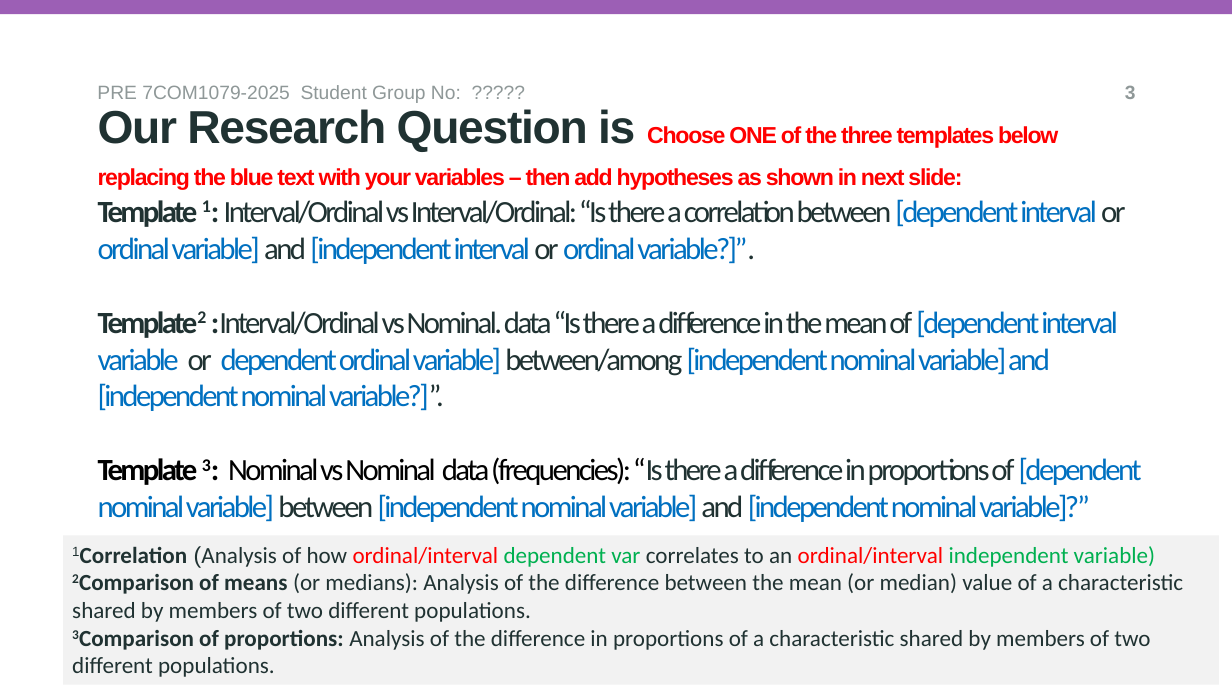
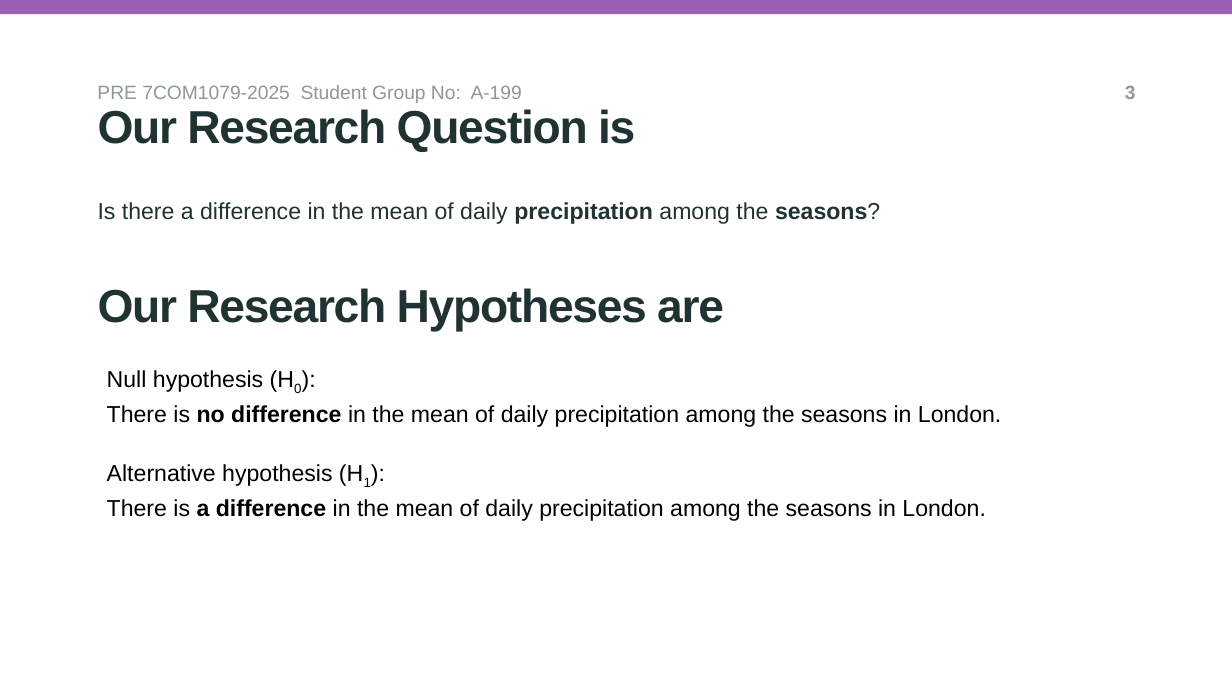
Before and after one commit to oc24aan/group-assignment-7COM1079, a slide deck: slide 4 of reseach_question_presentation_template.pptx. Drawn at 1232x693 pixels with LibreOffice and Linux fonts; fonts in the diff are those of the drawing; background and template pictures are left out. Boxes give left, top, right and bottom in pixels: in the first picture for what was removed or moved away, otherwise in the second. Text is boxed around its words. In the diff, an @@ line names an element or a change of style, - is before the commit and + after.

Commit message:
Research Question selected and Presentation created.

```diff
--- a/reseach_question_presentation_template.pptx
+++ b/reseach_question_presentation_template.pptx
@@ text at box(97, 85, 522, 103): text changed @@
-PRE 7COM1079-2025 Student Group No: ?????
+PRE 7COM1079-2025 Student Group No: A-199
@@ subtitle at box(98, 109, 635, 152): text changed; size 18 to 36 pt; text colour #FF0000 to #203232 @@
-Our Research Question is Choose ONE of the three templates below replacing the blue text with your variables – then add hypotheses as shown in next slide:
+Our Research Question is
@@ title at box(98, 202, 880, 224): text changed; size 24 to 18 pt; font Calibri to Arial; text colour #0070C0 to #203232 @@
-Template 1: Interval/Ordinal vs Interval/Ordinal: “Is there a correlation between [dependent interval or ordinal variable] and [independent interval or ordinal variable?]”.
-Template2 :Interval/Ordinal vs Nominal. data “Is there a difference in the mean of [dependent interval variable or dependent ordinal variable] between/among [independent nominal variable] and [independent nominal variable?]”.
-Template 3: Nominal vs Nominal data (frequencies): “Is there a difference in proportions of [dependent nominal variable] between [independent nominal variable] and [independent nominal variable]?”
+Is there a difference in the mean of daily precipitation among the seasons?
@@ text added at box(98, 288, 724, 332), 36 pt, text #203232, bold @@
+Our Research Hypotheses are
@@ text added at box(107, 370, 1001, 521), 18 pt, text #000000 @@
+Null hypothesis (H0):
+There is no difference in the mean of daily precipitation among the seasons in London.
+Alternative hypothesis (H1):
+There is a difference in the mean of daily precipitation among the seasons in London.
@@ rectangle removed at box(63, 535, 1219, 685) @@
-1Correlation (Analysis of how ordinal/interval dependent var correlates to an ordinal/interval independent variable)
-2Comparison of means (or medians): Analysis of the difference between the mean (or median) value of a characteristic shared by members of two different populations.
-3Comparison of proportions: Analysis of the difference in proportions of a characteristic shared by members of two different populations.
```
Also in this commit, not shown: 3 other slides changed, 1 slide removed, 1 other file.
